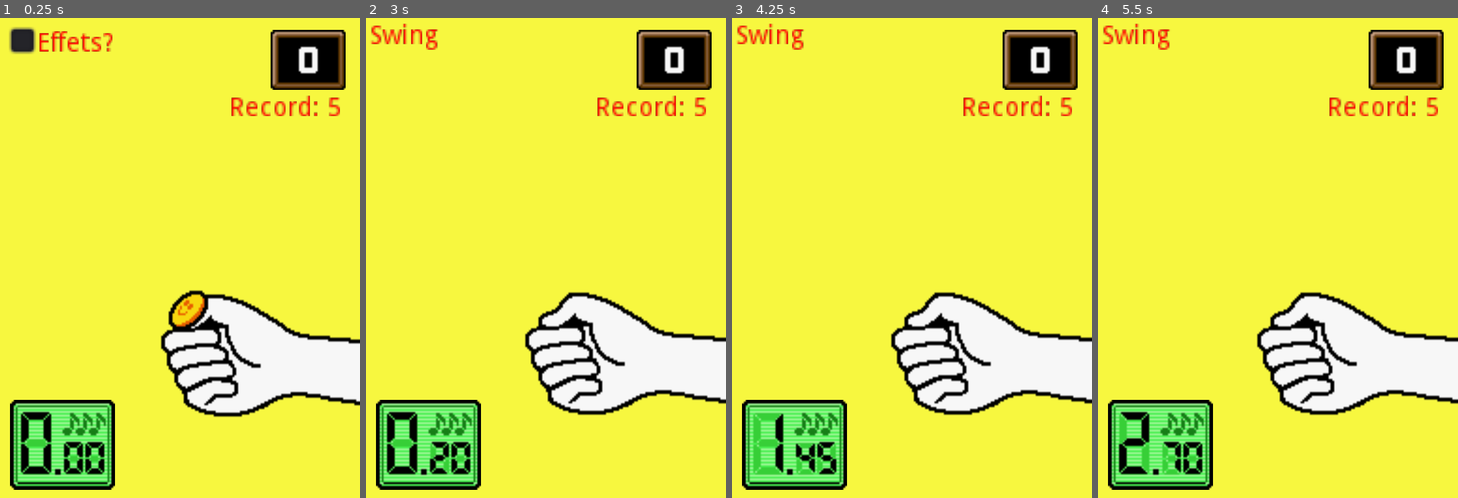
Above: before the commit, frames 1-4 (left to right).
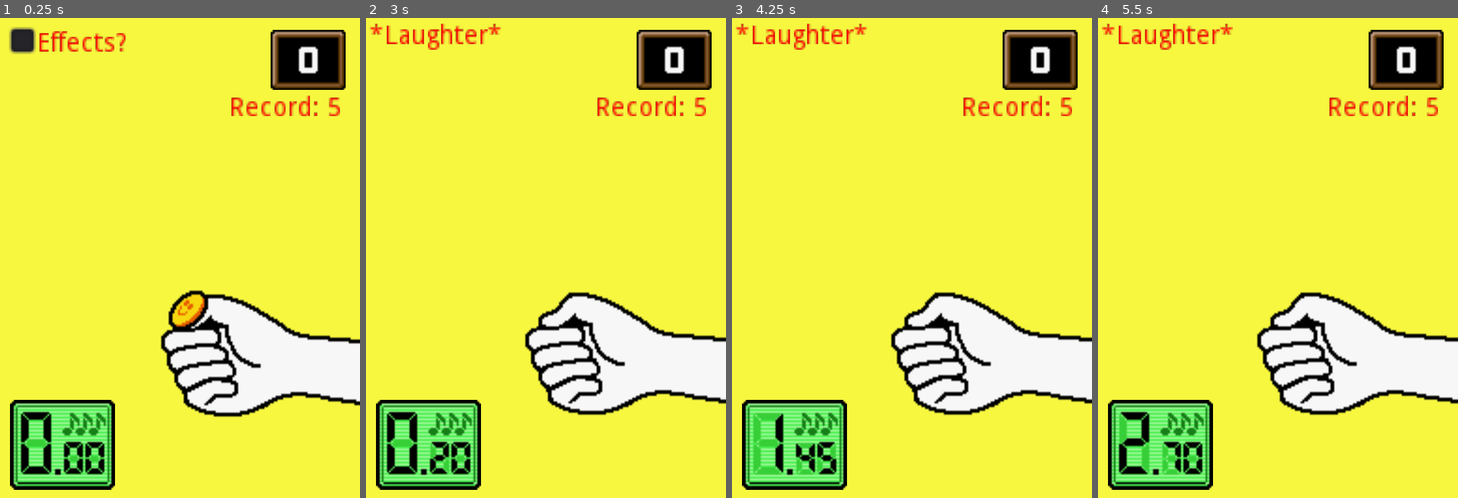
Above: after the commit, the same moments.

Repository: TheAlternateDoctor/CoinToss
Game: Godot game, scene res://Game.tscn
Two runs of this game, one before a commit and one after it. Both use one fixed random seed, a clock stepped at 60 frames per second and the inputs below.
Inputs (mouse positions are in pixels of both pictures, inside the frame that each line leads up to):
- Up to frame 1 (0.25 s): no input
- Up to frame 2 (3 s): click "Effets?" (after the commit: "Effects?") at 0.5 s; click "Effets?" (after the commit: "Effects?") at 1.25 s; click "Effets?" (after the commit: "Effects?") at 2 s; tap Enter at 2.75 s; move the mouse to (625, 234) at 2.77 s; hold Space from 2.78 s (still down); click (625, 234) at 2.92 s
- Up to frame 3 (4.25 s): release Space at 3.5 s; drag from (840, 282) to (894, 354) at 3.52 s
- Up to frame 4 (5.5 s): move the mouse to (1314, 152) at 4.27 s; hold Space 4.28-5 s; click (1314, 152) at 4.42 s; drag from (1260, 354) to (1170, 186) at 5.02 s

The runs differ from the first frame. In frame 1, 0.3% of the frame differs, in the area x 22-35%, y 3-8%; in frame 2, 0.9%, in the area x 1-38%, y 1-7%; in frame 3, 0.9%; in frame 4, 0.9%.

Commit message:
Remade randomness for effects Used English instead of French

Diff:
--- a/Game.gd
+++ b/Game.gd
@@ -21,7 +21,8 @@
 var holding = false
 var lastPos:Vector2
 
-var effectsName = ["Aucun effet","Swing Léger","Swing","Swing Lourd","Onbeat seulement","Offbeat seulement","MORE COWBELL","*Rires*"]
+var effectsName = ["","Light Swing","Swing","Heavy Swing","Onbeat only","Offbeat only","Cowbells","*Laughter*"]
+var effectsWeight = [10,10,10,30,15,15,30]
 var rng = RandomNumberGenerator.new()
 
 signal throw(step)
@@ -53,16 +54,27 @@
 
 func generateEffect():
 	if $EffectQuestion.pressed:
-		var randomEffect = rng.randi_range(50,100)
-		if randomEffect < 80: # Swing
-			randomEffect -=50
-			if randomEffect < 5: return 1 # Light Swing
-			if randomEffect >= 5 and randomEffect <10: return 3 # Heavy Swing
-			if randomEffect >= 10: return 2 # Normal Swing
-		if randomEffect >=80 and randomEffect < 90: return 4# Onbeat
-		if randomEffect >= 90 and randomEffect <95: return 7# Laughtrack
-		if randomEffect >= 95 and randomEffect <97: return 5# Offbeat
-		if randomEffect >= 97: return 6# Cowbell
+#		var randomEffect = rng.randi_range(50,100)
+#		if randomEffect < 80: # Swing
+#			randomEffect -=50
+#			if randomEffect < 5: return 1 # Light Swing
+#			if randomEffect >= 5 and randomEffect <10: return 3 # Heavy Swing
+#			if randomEffect >= 10: return 2 # Normal Swing
+#		if randomEffect >=80 and randomEffect < 90: return 4# Onbeat
+#		if randomEffect >= 90 and randomEffect <95: return 7# Laughtrack
+#		if randomEffect >= 95 and randomEffect <97: return 5# Offbeat
+#		if randomEffect >= 97: return 6# Cowbell
+		var totalWeight = 0
+		for weight in effectsWeight:
+			totalWeight += weight
+		var randomEffect = rng.randi_range(0,totalWeight)
+		var actualWeight = 0
+		print(randomEffect)
+		for number in range(0,effectsWeight.size()):
+			actualWeight += effectsWeight[number]
+			if actualWeight>=randomEffect:
+				print(number)
+				return number+1
 	else:
 		return 0
 
@@ -113,6 +125,10 @@
 			if checkedInput:
 				emit_signal("catch",false)
 				gotInput = false
+	elif thrown and type == "flick":
+		if checkedInput:
+			checkedInput = false
+		$Hand.play("throw")
 
 func checkInput():
 	catchTime = OS.get_ticks_msec()
--- a/Game.tscn
+++ b/Game.tscn
@@ -72,6 +72,16 @@
 "name": "search",
 "speed": 5.0
 }, {
+"frames": [ ExtResource( 16 ) ],
+"loop": true,
+"name": "startCatch",
+"speed": 5.0
+}, {
+"frames": [ ExtResource( 38 ) ],
+"loop": true,
+"name": "failCatch",
+"speed": 5.0
+}, {
 "frames": [ ExtResource( 16 ), ExtResource( 14 ), ExtResource( 18 ), ExtResource( 17 ), ExtResource( 15 ) ],
 "loop": false,
 "name": "catch",
@@ -81,16 +91,6 @@
 "loop": false,
 "name": "throw",
 "speed": 60.0
-}, {
-"frames": [ ExtResource( 16 ) ],
-"loop": true,
-"name": "startCatch",
-"speed": 5.0
-}, {
-"frames": [ ExtResource( 38 ) ],
-"loop": true,
-"name": "failCatch",
-"speed": 5.0
 } ]
 
 [sub_resource type="Animation" id=2]
@@ -148,77 +148,77 @@
 
 [sub_resource type="SpriteFrames" id=5]
 animations = [ {
+"frames": [ ExtResource( 23 ) ],
+"loop": true,
+"name": "0",
+"speed": 5.0
+}, {
 "frames": [ ExtResource( 21 ) ],
 "loop": true,
 "name": "2",
 "speed": 5.0
 }, {
+"frames": [ ExtResource( 22 ) ],
+"loop": true,
+"name": "3",
+"speed": 5.0
+}, {
 "frames": [ ExtResource( 24 ) ],
 "loop": true,
 "name": "1",
-"speed": 5.0
-}, {
-"frames": [ ExtResource( 23 ) ],
-"loop": true,
-"name": "0",
-"speed": 5.0
-}, {
-"frames": [ ExtResource( 22 ) ],
-"loop": true,
-"name": "3",
 "speed": 5.0
 } ]
 
 [sub_resource type="SpriteFrames" id=6]
 animations = [ {
+"frames": [ ExtResource( 29 ) ],
+"loop": true,
+"name": "0",
+"speed": 5.0
+}, {
 "frames": [ ExtResource( 35 ) ],
 "loop": true,
 "name": "2",
 "speed": 5.0
 }, {
+"frames": [ ExtResource( 33 ) ],
+"loop": true,
+"name": "3",
+"speed": 5.0
+}, {
+"frames": [ ExtResource( 32 ) ],
+"loop": true,
+"name": "4",
+"speed": 5.0
+}, {
 "frames": [ ExtResource( 34 ) ],
 "loop": true,
 "name": "1",
 "speed": 5.0
 }, {
-"frames": [ ExtResource( 32 ) ],
-"loop": true,
-"name": "4",
-"speed": 5.0
-}, {
-"frames": [ ExtResource( 29 ) ],
-"loop": true,
-"name": "0",
-"speed": 5.0
-}, {
-"frames": [ ExtResource( 33 ) ],
-"loop": true,
-"name": "3",
-"speed": 5.0
-}, {
 "frames": [ ExtResource( 28 ) ],
 "loop": true,
 "name": "9",
 "speed": 5.0
 }, {
+"frames": [ ExtResource( 31 ) ],
+"loop": true,
+"name": "7",
+"speed": 5.0
+}, {
+"frames": [ ExtResource( 26 ) ],
+"loop": true,
+"name": "6",
+"speed": 5.0
+}, {
+"frames": [ ExtResource( 30 ) ],
+"loop": true,
+"name": "5",
+"speed": 5.0
+}, {
 "frames": [ ExtResource( 27 ) ],
 "loop": true,
 "name": "8",
-"speed": 5.0
-}, {
-"frames": [ ExtResource( 30 ) ],
-"loop": true,
-"name": "5",
-"speed": 5.0
-}, {
-"frames": [ ExtResource( 31 ) ],
-"loop": true,
-"name": "7",
-"speed": 5.0
-}, {
-"frames": [ ExtResource( 26 ) ],
-"loop": true,
-"name": "6",
 "speed": 5.0
 } ]
 
@@ -226,54 +226,54 @@
 
 [sub_resource type="SpriteFrames" id=8]
 animations = [ {
+"frames": [ ExtResource( 41 ) ],
+"loop": true,
+"name": "0",
+"speed": 5.0
+}, {
 "frames": [ ExtResource( 43 ) ],
 "loop": true,
 "name": "2",
 "speed": 5.0
 }, {
+"frames": [ ExtResource( 47 ) ],
+"loop": true,
+"name": "3",
+"speed": 5.0
+}, {
+"frames": [ ExtResource( 45 ) ],
+"loop": true,
+"name": "4",
+"speed": 5.0
+}, {
 "frames": [ ExtResource( 42 ) ],
 "loop": true,
 "name": "1",
 "speed": 5.0
 }, {
-"frames": [ ExtResource( 45 ) ],
-"loop": true,
-"name": "4",
-"speed": 5.0
-}, {
-"frames": [ ExtResource( 41 ) ],
-"loop": true,
-"name": "0",
-"speed": 5.0
-}, {
-"frames": [ ExtResource( 47 ) ],
-"loop": true,
-"name": "3",
-"speed": 5.0
-}, {
 "frames": [ ExtResource( 40 ) ],
 "loop": true,
 "name": "9",
 "speed": 5.0
 }, {
+"frames": [ ExtResource( 50 ) ],
+"loop": true,
+"name": "7",
+"speed": 5.0
+}, {
+"frames": [ ExtResource( 49 ) ],
+"loop": true,
+"name": "6",
+"speed": 5.0
+}, {
+"frames": [ ExtResource( 46 ) ],
+"loop": true,
+"name": "5",
+"speed": 5.0
+}, {
 "frames": [ ExtResource( 48 ) ],
 "loop": true,
 "name": "8",
-"speed": 5.0
-}, {
-"frames": [ ExtResource( 46 ) ],
-"loop": true,
-"name": "5",
-"speed": 5.0
-}, {
-"frames": [ ExtResource( 50 ) ],
-"loop": true,
-"name": "7",
-"speed": 5.0
-}, {
-"frames": [ ExtResource( 49 ) ],
-"loop": true,
-"name": "6",
 "speed": 5.0
 } ]
 
@@ -422,19 +422,19 @@
 margin_right = 61.0
 margin_bottom = 21.0
 custom_colors/font_color = Color( 1, 0, 0, 1 )
-text = "Effets?"
+text = "Effects?"
 __meta__ = {
 "_edit_use_anchors_": false
 }
-[connection signal="catch" from="." to="Hand" method="_on_Game_catch"]
-[connection signal="catch" from="." to="ScoreBox" method="_on_Game_catch"]
 [connection signal="catch" from="." to="Screen" method="_on_Game_catch"]
 [connection signal="catch" from="." to="Catch" method="_on_Game_catch"]
-[connection signal="catch_fail" from="." to="Hand" method="_on_Game_catch_fail"]
+[connection signal="catch" from="." to="ScoreBox" method="_on_Game_catch"]
+[connection signal="catch" from="." to="Hand" method="_on_Game_catch"]
 [connection signal="catch_fail" from="." to="CoinFail" method="_on_Game_catch_fail"]
 [connection signal="catch_fail" from="." to="Catch" method="_on_Game_catch_fail"]
+[connection signal="catch_fail" from="." to="Hand" method="_on_Game_catch_fail"]
+[connection signal="throw" from="." to="Screen" method="_on_Game_throw"]
 [connection signal="throw" from="." to="Hand" method="_on_Game_throw"]
-[connection signal="throw" from="." to="Screen" method="_on_Game_throw"]
 [connection signal="animation_finished" from="Hand/Animations" to="ScoreBox" method="_on_Animations_animation_finished"]
 [connection signal="animation_finished" from="Hand/Animations" to="." method="_on_Animations_animation_finished"]
 [connection signal="changeTheme" from="beat" to="Catch" method="_on_beat_changeTheme"]
--- a/project.godot
+++ b/project.godot
@@ -19,6 +19,10 @@
 run/main_scene="res://Game.tscn"
 config/icon="res://icon.png"
 
+[debug]
+
+settings/stdout/print_fps=true
+
 [display]
 
 window/size/width=192
Not shown, changed: .gitignore
